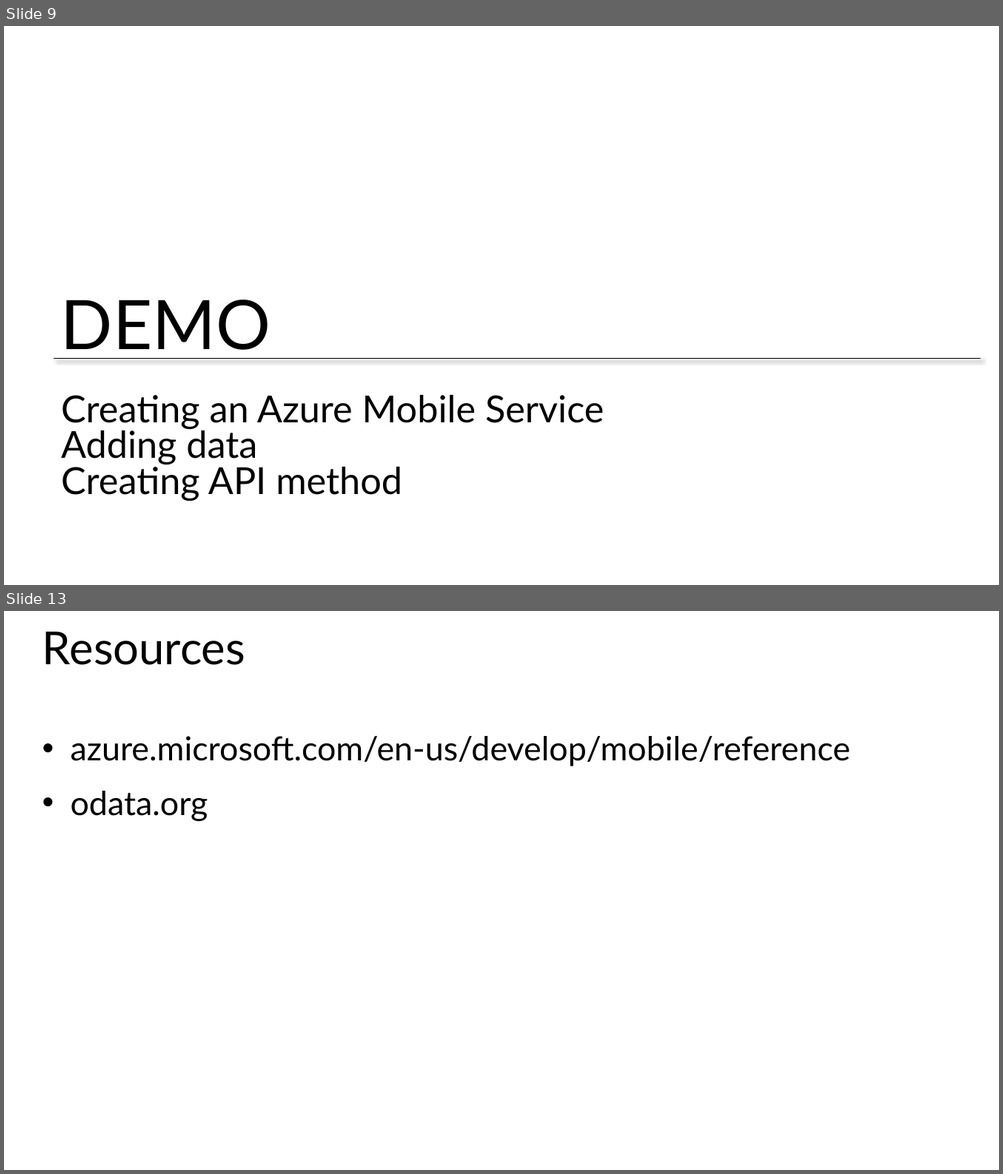
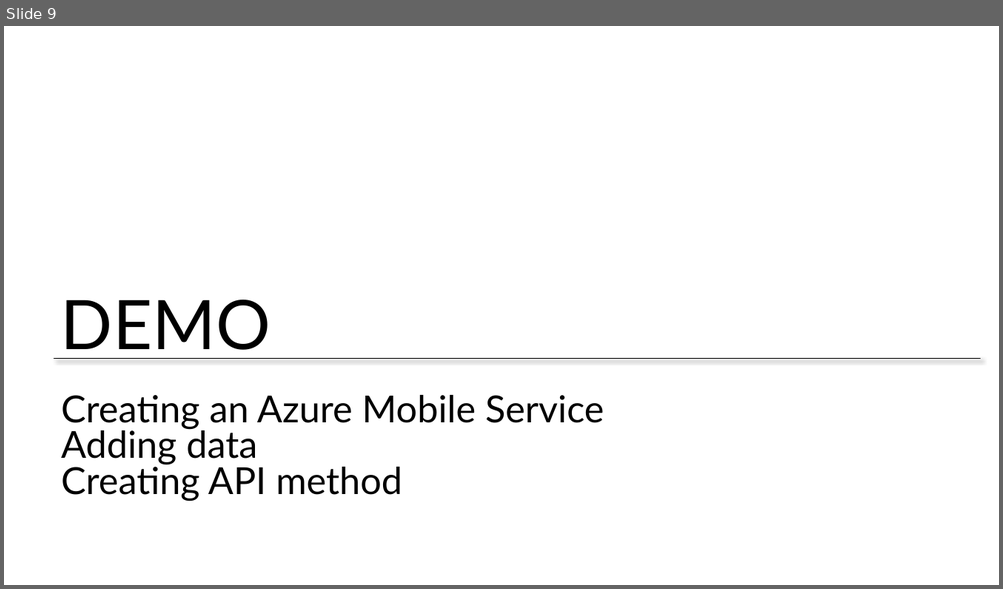
Before and after one commit to CharaD7/FrayedKnot, a slide deck: Slides/M4 Server.pptx. Shown one above the other, each under a label of ours: slides 9 and 13 before the commit, slide 9 after it; the slides between them are not shown. The pictures are 1003x1174 and 1003x589 pixels, drawn with LibreOffice and Linux fonts; fonts in the diff are those of the drawing; background and template pictures are left out. Boxes give left, top, right and bottom in pixels: in the first picture for what was removed or moved away, otherwise in the second. Text is boxed around its words. In the diff, an @@ line names an element or a change of style, - is before the commit and + after.

```diff
--- a/Slides/M4 Server.pptx
+++ b/Slides/M4 Server.pptx
@@ slide 13 removed at <box>4,611,999,1170</box>, background #FFFFFF @@
@@ title removed at <box>42,632,245,665</box> @@
-Resources
@@ text removed at <box>71,736,851,822</box> @@
-• azure.microsoft.com/en-us/develop/mobile/reference
-• odata.org
```
Also in this commit, not shown: 2 slides changed, 3 other slides removed, 11 other files.
